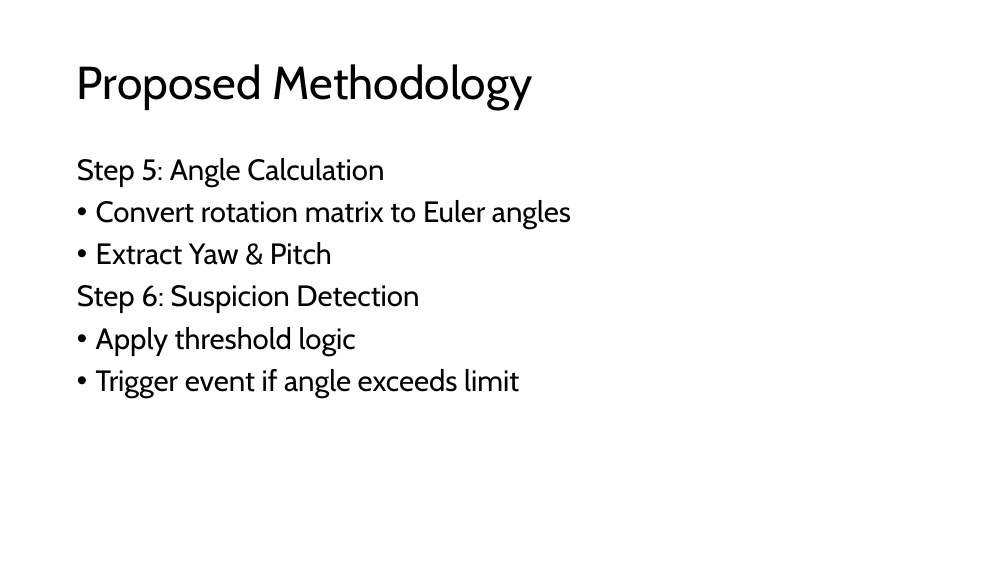
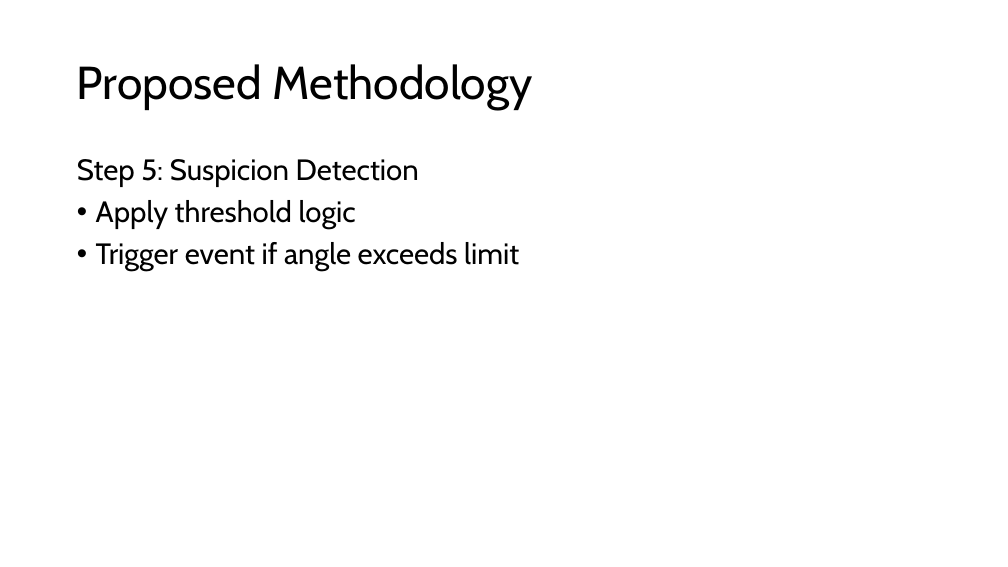
Before and after one commit to Siddhesh1-eng/pbl_project, a slide deck: slide 10 of 2427030221_Siddhesh_Singh_Parmar.pptx. Drawn at 1008x567 pixels with LibreOffice and Linux fonts; fonts in the diff are those of the drawing. Boxes give left, top, right and bottom in pixels: in the first picture for what was removed or moved away, otherwise in the second. Text is boxed around its words. In the diff, an @@ line names an element or a change of style, - is before the commit and + after.

```diff
--- a/2427030221_Siddhesh_Singh_Parmar.pptx
+++ b/2427030221_Siddhesh_Singh_Parmar.pptx
@@ text at (x1=77, y1=159, x2=419, y2=187): text changed @@
-Step 5: Angle Calculation
-• Convert rotation matrix to Euler angles
-• Extract Yaw & Pitch
-Step 6: Suspicion Detection
+Step 5: Suspicion Detection
```
Also in this commit, not shown: 1 other slide changed, 1 slide removed.
